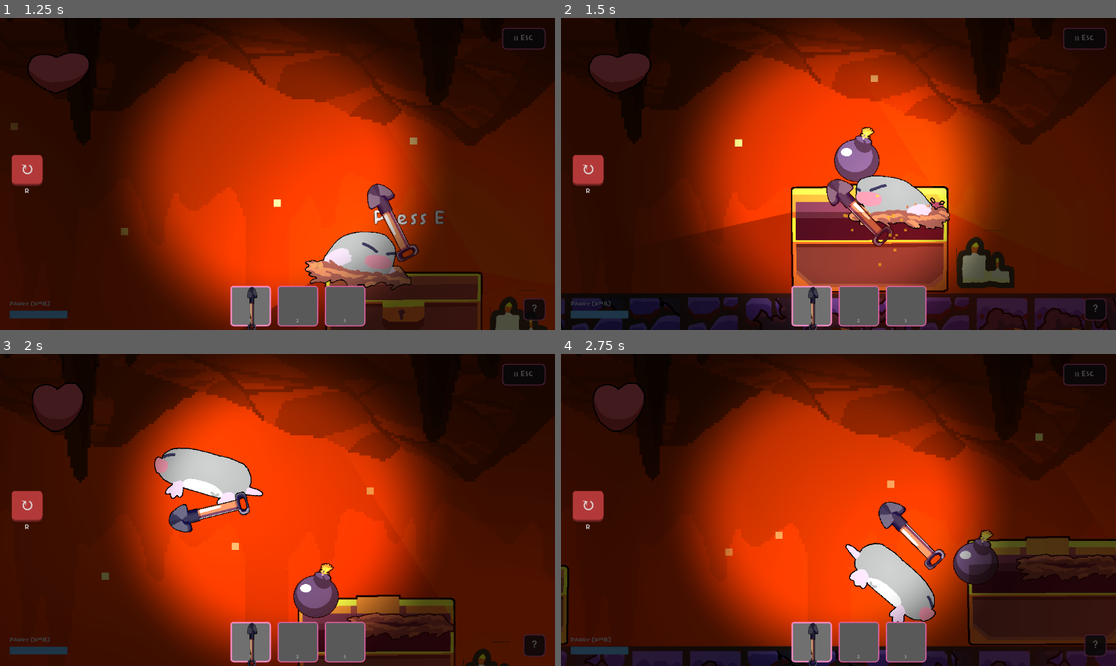
Above: before the commit, frames 1-4 (two rows, left to right).
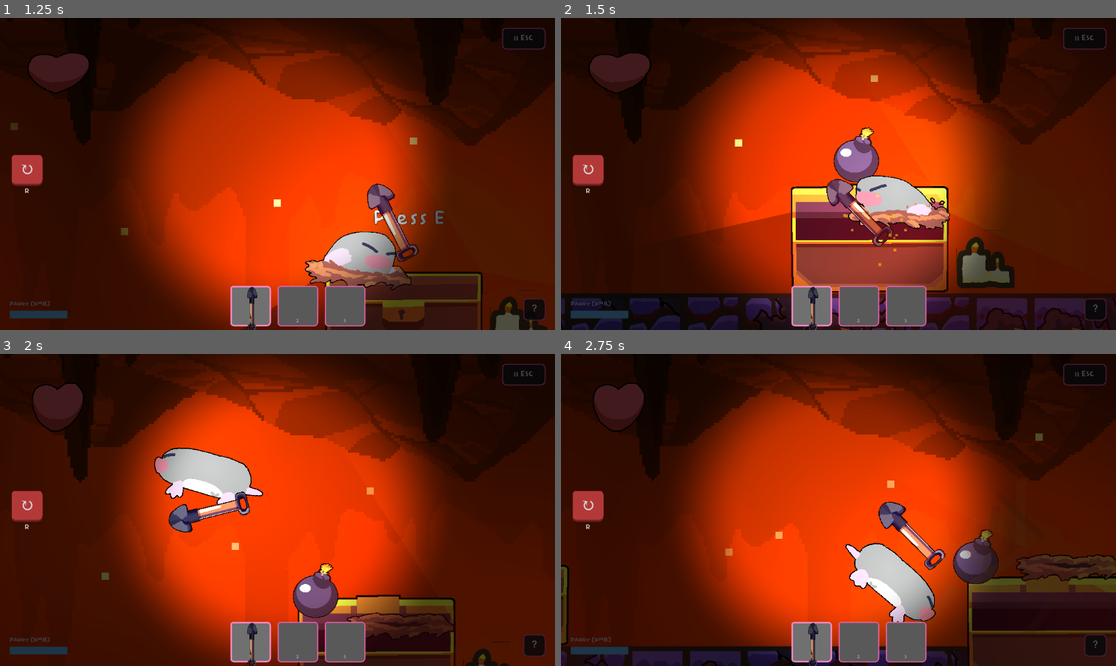
Above: after the commit, the same moments.

Repository: Geofoods/Holy-Moly
Game: Godot game, scene res://scenes/level_09.tscn
Same seed, same stepped clock (60 frames per second), same inputs: the game is played once before the commit and once after it. This scene is started directly instead of the project's main scene. Sound files missing from this copy of the repository are replaced by a short silence.
Inputs (mouse positions are in pixels of both pictures, inside the frame that each line leads up to):
- Up to frame 1 (1.25 s): tap Enter (ui_accept) at 0.5, 0.77 s; move the mouse to (399, 158) at 0.52 s; hold Right (ui_right) from 0.53 s (still down); tap Shift (dig_dash) at 0.6 s; click (399, 158) at 0.67 s
- Up to frame 2 (1.5 s): tap E at 1.25 s; move the mouse to (727, 189) at 1.27 s; release Right (ui_right) at 1.28 s; hold Left (ui_left) from 1.28 s (still down); click (727, 189) at 1.35 s
- Up to frame 3 (2 s): keep holding Left (ui_left); tap Enter (ui_accept) at 1.52 s
- Up to frame 4 (2.75 s): move the mouse to (894, 441) at 2.02 s; release Left (ui_left) at 2.03 s; hold Right (ui_right) from 2.03 s (still down); tap E at 2.1 s; click (894, 441) at 2.17 s

Frame 1 is identical in both runs. In frame 2, 0.2% of the frame differs, in the area x 49-58%, y 34-53%; in frame 3, 0.2%; in frame 4, 4.5%, in the area x 70-100%, y 56-100%.

Commit message:
breakable chests
breakable chests

Diff:
--- a/scripts/bomb.gd
+++ b/scripts/bomb.gd
@@ -117,6 +117,7 @@
 					sfx.break_tile(tilemap, tp, get_parent())
 				else:
 					sfx.break_decoration_tile(tilemap, tp, get_parent())
+		sfx.break_opened_chests_near(get_parent(), global_position, explosion_radius)
 
 	for hurtbox in get_tree().get_nodes_in_group("enemy_hurtbox"):
 		if not is_instance_valid(hurtbox):
--- a/scripts/chest.gd
+++ b/scripts/chest.gd
@@ -3,8 +3,15 @@
 signal opened
 
 var is_open := false
+var is_breaking := false
 var player_nearby := false
 @export var item: ItemData = null
+
+@onready var chest_base: Control = $Interaction/Base
+@onready var chest_band: Control = $Interaction/Band
+@onready var chest_lock: Control = $Interaction/Lock
+@onready var chest_lid: Node2D = $Interaction/Lid
+@onready var chest_prompt: Label = $PromptLabel
 
 func _ready() -> void:
 	pass
@@ -17,9 +24,8 @@
 
 func _process(_delta: float) -> void:
 	if is_open:
-		var prompt = $PromptLabel
-		if prompt:
-			prompt.visible = false
+		if chest_prompt:
+			chest_prompt.visible = false
 		return
 	var bodies := get_overlapping_bodies()
 	player_nearby = false
@@ -28,9 +34,8 @@
 			if _has_line_of_sight(b):
 				player_nearby = true
 			break
-	var prompt = $PromptLabel
-	if prompt:
-		prompt.visible = player_nearby
+	if chest_prompt:
+		chest_prompt.visible = player_nearby
 
 func _has_line_of_sight(target: Node2D) -> bool:
 	var space_state := get_world_2d().direct_space_state
@@ -43,6 +48,7 @@
 
 func _open_chest() -> void:
 	is_open = true
+	add_to_group("opened_chest")
 	SFX.play("chest_open", global_position)
 	var spr = get_node_or_null("../AnimatedSprite2D")
 	if spr is AnimatedSprite2D:
@@ -54,6 +60,23 @@
 		mole.screen_shake(6.0, 0.15)
 	opened.emit()
 	_grant_item()
+
+func break_as_block() -> void:
+	if not is_open or is_breaking:
+		return
+	is_breaking = true
+	remove_from_group("opened_chest")
+	monitoring = false
+	monitorable = false
+	var chest_body := get_parent()
+	if chest_body is CollisionObject2D:
+		chest_body.collision_layer = 0
+		chest_body.collision_mask = 0
+	if chest_prompt:
+		chest_prompt.visible = false
+	SFX.play("break_wood", global_position, -4.0, 0.08)
+
+	_play_break_shatter()
 
 func _get_loot_item() -> ItemData:
 	if item != null:
@@ -69,10 +92,58 @@
 	var dropped_item_scene := preload("res://scenes/dropped_item.tscn")
 	var dropped_item = dropped_item_scene.instantiate()
 	dropped_item.item_data = loot
-	get_parent().add_child(dropped_item)
+	var chest_body := get_parent()
+	var chest_scene_parent := chest_body.get_parent() if chest_body else null
+	if chest_scene_parent == null:
+		chest_scene_parent = get_tree().current_scene
+	chest_scene_parent.add_child(dropped_item)
 	dropped_item.global_position = global_position + Vector2(0, -20)
 
 	SFX.play("coin", global_position, -6.0, 0.1)
+
+func _play_break_shatter() -> void:
+	if chest_lid:
+		chest_lid.visible = false
+	if chest_base:
+		chest_base.visible = false
+	if chest_band:
+		chest_band.visible = false
+	if chest_lock:
+		chest_lock.visible = false
+
+	var chest_body := get_parent()
+	var pieces: Array[Control] = []
+	var piece_defs := [
+		{"color": Color(0.4, 0.25, 0.12, 1.0), "rect": Rect2(-45, -50, 90, 60), "offset": Vector2(-12, -8)},
+		{"color": Color(0.4, 0.25, 0.12, 1.0), "rect": Rect2(-45, 10, 90, 14), "offset": Vector2(10, 14)},
+		{"color": Color(0.18, 0.11, 0.05, 1.0), "rect": Rect2(-45, -22, 90, 12), "offset": Vector2(-14, 4)},
+		{"color": Color(0.85, 0.7, 0.2, 1.0), "rect": Rect2(-8, -24, 16, 16), "offset": Vector2(18, -6)},
+		{"color": Color(0.55, 0.38, 0.16, 1.0), "rect": Rect2(-45, -14, 90, 14), "offset": Vector2(-22, -18)},
+		{"color": Color(0.55, 0.38, 0.16, 1.0), "rect": Rect2(-45, -50, 90, 14), "offset": Vector2(20, -20)},
+		{"color": Color(0.4, 0.25, 0.12, 1.0), "rect": Rect2(-45, -8, 90, 18), "offset": Vector2(-20, 10)},
+		{"color": Color(0.18, 0.11, 0.05, 1.0), "rect": Rect2(-45, -30, 90, 10), "offset": Vector2(16, 8)},
+	]
+
+	for entry in piece_defs:
+		var piece := ColorRect.new()
+		piece.color = entry["color"]
+		piece.position = entry["rect"].position
+		piece.size = entry["rect"].size
+		piece.z_index = 15
+		piece.modulate.a = 1.0
+		chest_body.add_child(piece)
+		pieces.append(piece)
+		piece.position += entry["offset"]
+
+	var tween := create_tween()
+	tween.set_parallel(true)
+	for piece in pieces:
+		var dir := Vector2(randf_range(-1.0, 1.0), randf_range(-1.6, -0.2)).normalized()
+		var target := piece.position + dir * randf_range(45.0, 120.0)
+		tween.tween_property(piece, "position", target, 0.35).set_trans(Tween.TRANS_BACK).set_ease(Tween.EASE_OUT)
+		tween.parallel().tween_property(piece, "rotation_degrees", randf_range(-160.0, 160.0), 0.35).set_trans(Tween.TRANS_QUAD).set_ease(Tween.EASE_OUT)
+		tween.parallel().tween_property(piece, "modulate:a", 0.0, 0.35).set_trans(Tween.TRANS_CUBIC).set_ease(Tween.EASE_IN)
+	tween.chain().tween_callback(Callable(chest_body, "queue_free"))
 
 
 func _play_open_animation() -> void:
--- a/scripts/drill.gd
+++ b/scripts/drill.gd
@@ -28,6 +28,9 @@
 	rotation = velocity.angle() + PI / 2
 
 func _on_area_entered(area: Area2D) -> void:
+	if area.is_in_group("opened_chest"):
+		area.call("break_as_block")
+		return
 	if not area.is_in_group("enemy_hurtbox"):
 		return
 	var enemy := area.get_parent()
--- a/scripts/mole.gd
+++ b/scripts/mole.gd
@@ -269,6 +269,8 @@
 						else:
 							sfx.break_decoration_tile(tm, tile_pos, get_parent())
 						spawn_dirt_particles(contact)
+				elif sfx.break_opened_chest_from_node(collider):
+					spawn_dirt_particles(collision.get_position())
 			var front_pos: Vector2 = global_position + Vector2(tunnel_direction * 40.0, 0.0)
 			var front_tile: Vector2i = tilemap.local_to_map(tilemap.to_local(front_pos))
 			if front_tile not in broken_tiles and tilemap.get_cell_source_id(0, front_tile) != -1:
--- a/scripts/sfx_manager.gd
+++ b/scripts/sfx_manager.gd
@@ -20,6 +20,7 @@
 	_load("coin", ["res://sounds/coin.ogg"])
 	_load("ui_click", ["res://sounds/ui_click.ogg"])
 	_load("ui_hover", ["res://sounds/coin.ogg"])
+	_load("break_wood", ["res://sounds/break_wood_1.ogg", "res://sounds/break_wood_2.ogg", "res://sounds/break_wood_3.ogg"])
 	_load("drill", ["res://sounds/drill.wav"])
 	_load("bomb_tick", ["res://sounds/bomb_tick.wav"])
 
--- a/scripts/sword.gd
+++ b/scripts/sword.gd
@@ -230,6 +230,9 @@
 	hitbox.area_entered.disconnect(_on_hitbox_area_entered)
 
 func _on_hitbox_area_entered(area: Area2D) -> void:
+	if area.is_in_group("opened_chest"):
+		area.call("break_as_block")
+		return
 	if area.is_in_group("enemy_hurtbox"):
 		var enemy = area.get_parent()
 		if enemy not in hit_enemies:
@@ -378,19 +381,22 @@
 	tween.tween_callback(_end_swing)
 
 func _break_tile_at_mouse() -> void:
-	var tilemap := get_parent().get_parent().get_node_or_null("TileMap") as TileMap
+	var world := get_parent().get_parent()
+	var mouse_global = get_global_mouse_position()
+	var sfx = load("res://scripts/tile_break_sfx.gd")
+	if sfx.break_opened_chest_at_point(world, mouse_global):
+		return
+	var tilemap := world.get_node_or_null("TileMap") as TileMap
 	if not tilemap:
 		return
-	var mouse_global = get_global_mouse_position()
 	var tile_pos = tilemap.local_to_map(tilemap.to_local(mouse_global))
-	var sfx = load("res://scripts/tile_break_sfx.gd")
 	var source_id := tilemap.get_cell_source_id(0, tile_pos)
 	var broke_tile := false
 	if source_id != -1:
-		sfx.break_tile(tilemap, tile_pos, get_parent().get_parent())
+		sfx.break_tile(tilemap, tile_pos, world)
 		broke_tile = true
 	elif tilemap.get_layers_count() >= 2 and tilemap.get_cell_source_id(1, tile_pos) != -1:
-		sfx.break_decoration_tile(tilemap, tile_pos, get_parent().get_parent())
+		sfx.break_decoration_tile(tilemap, tile_pos, world)
 		broke_tile = true
 	if broke_tile:
 		var mole = get_parent()
--- a/scripts/tile_break_sfx.gd
+++ b/scripts/tile_break_sfx.gd
@@ -267,12 +267,15 @@
 	return false
 
 static func break_tile(tilemap: TileMap, tile_pos: Vector2i, parent: Node, force: bool = false) -> void:
+	var world_pos := tilemap.to_global(tilemap.map_to_local(tile_pos))
 	var source_id := tilemap.get_cell_source_id(0, tile_pos)
 	if source_id == -1:
+		_break_opened_chests_near(parent, world_pos)
 		return
 	var atlas_coords := tilemap.get_cell_atlas_coords(0, tile_pos)
 
 	_break_single_tile(tilemap, tile_pos, atlas_coords, parent, force)
+	_break_opened_chests_near(parent, world_pos)
 
 	var tree := parent.get_tree()
 	if tree:
@@ -298,6 +301,37 @@
 
 static func break_decoration_tile(tilemap: TileMap, tile_pos: Vector2i, parent: Node) -> void:
 	_break_decoration_tile(tilemap, tile_pos, parent)
+	var world_pos := tilemap.to_global(tilemap.map_to_local(tile_pos))
+	_break_opened_chests_near(parent, world_pos)
+
+static func break_opened_chest_at_point(parent: Node, world_pos: Vector2) -> bool:
+	if not is_instance_valid(parent):
+		return false
+	var tree := parent.get_tree()
+	if tree == null:
+		return false
+	for chest in tree.get_nodes_in_group("opened_chest"):
+		if not is_instance_valid(chest) or not (chest is Area2D):
+			continue
+		if _opened_chest_contains_point(chest as Area2D, world_pos):
+			if chest.has_method("break_as_block"):
+				chest.call("break_as_block")
+				return true
+	return false
+
+static func break_opened_chest_from_node(node: Node) -> bool:
+	if not is_instance_valid(node):
+		return false
+	var chest := node
+	if not chest.is_in_group("opened_chest") and chest.has_node("Interaction"):
+		chest = chest.get_node("Interaction")
+	if chest.is_in_group("opened_chest") and chest.has_method("break_as_block"):
+		chest.call("break_as_block")
+		return true
+	return false
+
+static func break_opened_chests_near(parent: Node, world_pos: Vector2, radius: float = 120.0) -> void:
+	_break_opened_chests_near(parent, world_pos, radius)
 
 static func _break_decoration_tile(tilemap: TileMap, tile_pos: Vector2i, parent: Node) -> void:
 	if tilemap.get_layers_count() < 2:
@@ -406,3 +440,25 @@
 	particles.color_ramp = gradient
 
 	particles.get_tree().create_timer(1.5).timeout.connect(particles.queue_free)
+
+static func _break_opened_chests_near(parent: Node, world_pos: Vector2, radius: float = 120.0) -> void:
+	if not is_instance_valid(parent):
+		return
+	var tree := parent.get_tree()
+	if tree == null:
+		return
+	for chest in tree.get_nodes_in_group("opened_chest"):
+		if not is_instance_valid(chest):
+			continue
+		if chest is Node2D and chest.global_position.distance_to(world_pos) <= radius:
+			if chest.has_method("break_as_block"):
+				chest.call("break_as_block")
+
+static func _opened_chest_contains_point(chest: Area2D, world_pos: Vector2) -> bool:
+	var shape_node := chest.get_node_or_null("CollisionShape2D") as CollisionShape2D
+	if shape_node and shape_node.shape is RectangleShape2D:
+		var rect_shape := shape_node.shape as RectangleShape2D
+		var local_pos := shape_node.global_transform.affine_inverse() * world_pos
+		var rect := Rect2(-rect_shape.size * 0.5, rect_shape.size)
+		return rect.has_point(local_pos)
+	return chest.global_position.distance_to(world_pos) <= 100.0
